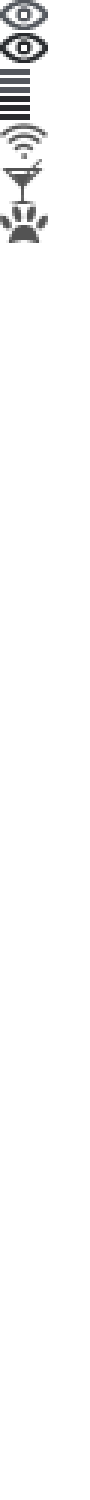
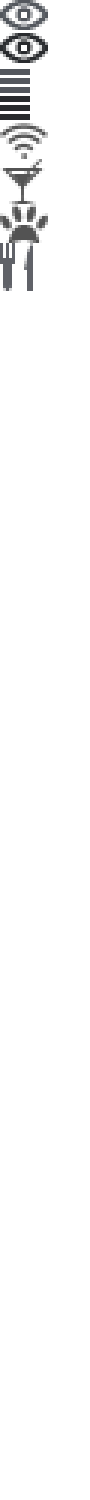
Revision of a layered 90×1500 image; what changed, layer by layer:
added layer "Layer 7" above "Layer 6" over bbox(0, 243, 33, 291)
